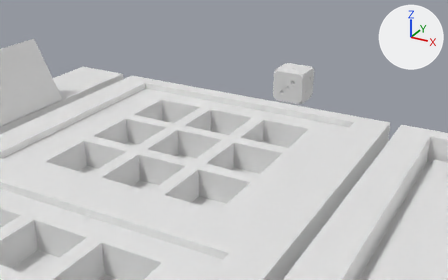
An edit to the FBX model Packages/com.wipeseals.udon-knucklebones/Runtime/Models/KnuckleUdon.fbx, drawn before and after from the same camera.
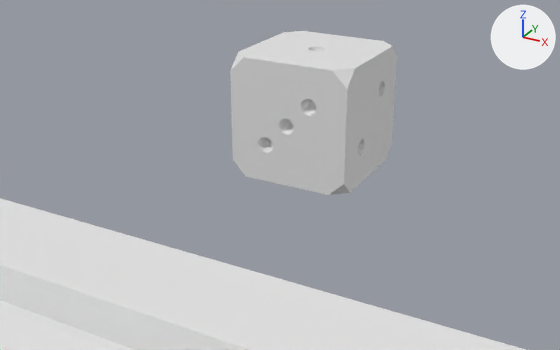
There are two pictures of each version: one from a 50 mm lens placed at (0.221, -0.244, 0.195), pointed at (-0.049, 0.247, -0.051), one close up from a 50 mm lens placed at (0.08, 0.136, 0.062), pointed at (-0.004, 0.29, -0.015). The axes (+X, +Y, +Z) are drawn at upper right. The lights are the same throughout.

Names of what the first close-up shows: 'Dice', 'MainBoard'.
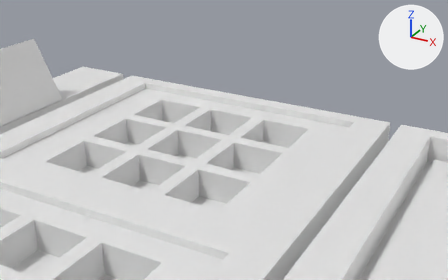
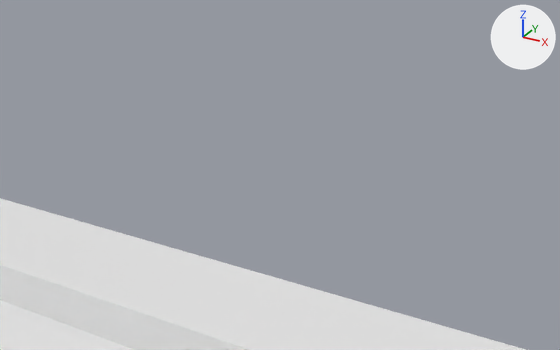
Diff of the bpy script that builds the scene:
```diff
--- a/Packages/com.wipeseals.udon-knucklebones/Runtime/Models/KnuckleUdon.fbx.py
+++ b/Packages/com.wipeseals.udon-knucklebones/Runtime/Models/KnuckleUdon.fbx.py
@@ ob_dice @@
-ob_dice = bpy.data.objects.new('Dice', me_立方体_004)
-ob_dice.location = (0.0, 0.3, 0.0)
```

Where the change shows, as pixel boxes (x1, y1, x2, y2) in the close-ups (560 x 350 px):
'Dice', deleted: before (230, 31, 397, 195)
